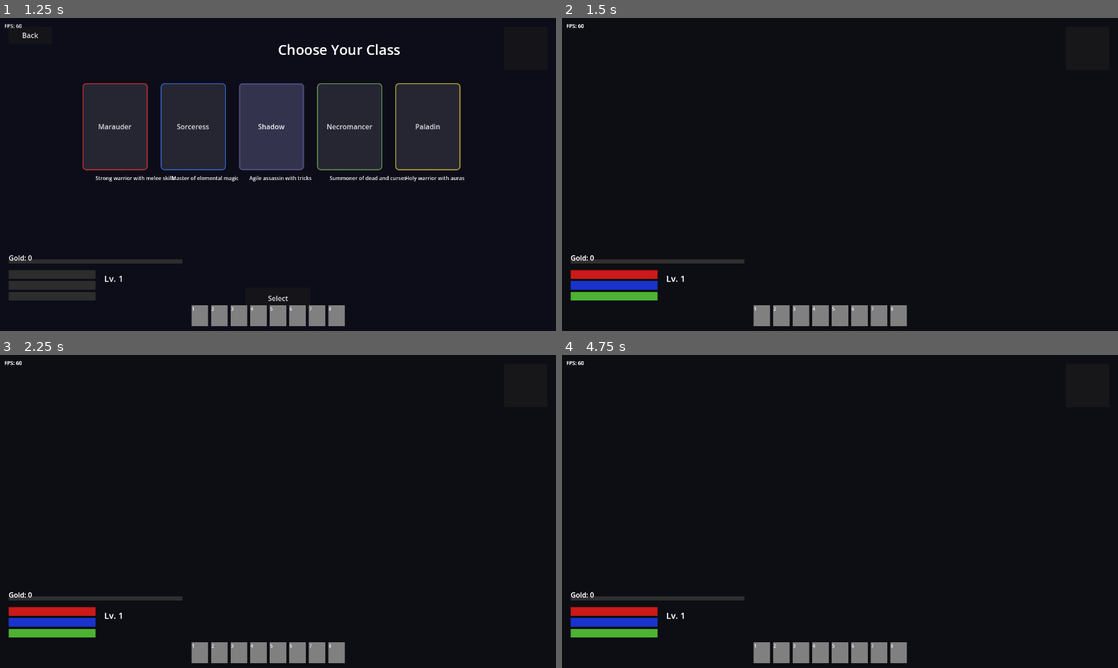
Above: before the commit, frames 1-4 (two rows, left to right).
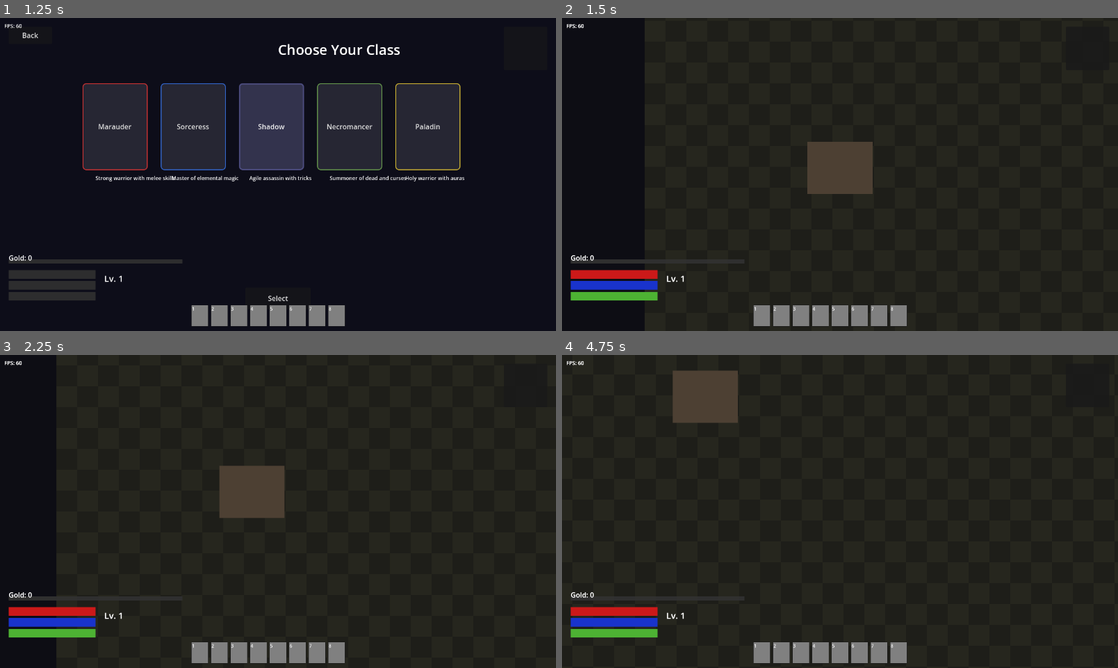
Above: after the commit, the same moments.

Repository: desdae/d2like-openhands
Game: Godot game, scene res://src/world/main_menu.tscn
The game is run twice, just before and just after one commit, with the same random seed, the same clock (stepped at 60 frames per second) and the same inputs.
Inputs (mouse positions are in pixels of both pictures, inside the frame that each line leads up to):
- Up to frame 1 (1.25 s): click "Start Game" at 0.5 s
- Up to frame 2 (1.5 s): click "Select" at 1.25 s
- Up to frame 3 (2.25 s): tap Enter at 2 s; move the mouse to (400, 495) at 2.02 s; hold D (move_right) from 2.03 s (still down); click (400, 495) at 2.1 s
- Up to frame 4 (4.75 s): move the mouse to (728, 527) at 2.77 s; release D (move_right) at 2.78 s; hold S (move_down) 2.78-3.53 s; click (728, 527) at 2.85 s; move the mouse to (895, 442) at 3.52 s; hold D (move_right) 3.53-4.28 s; click (895, 442) at 3.6 s; move the mouse to (812, 574) at 4.27 s; hold W (move_up) from 4.28 s (still down); click (812, 574) at 4.35 s

Frame 1 is identical in both runs. In frame 2, 39% of the frame differs, in the area x 14-100%, y 0-100%; in frame 3, 43%; in frame 4, 49%, in the area x 0-100%, y 0-100%.

Commit message:
Add ground, enemies, and combat
- Add ground tiles (checkerboard pattern with town center)
- Add enemy spawning (5 test enemies)
- Add attack functionality (left click)
- Add skill keys 1-8
- Add skill placeholder functions

Diff:
--- a/project.godot
+++ b/project.godot
@@ -103,6 +103,46 @@
 "events": [Object(InputEventKey,"resource_local_to_scene":false,"resource_name":"","device":-1,"window_id":0,"alt_pressed":false,"shift_pressed":false,"ctrl_pressed":false,"meta_pressed":false,"pressed":false,"keycode":0,"physical_keycode":76,"key_label":0,"unicode":108,"echo":false,"script":null)
 ]
 }
+skill_1={
+"deadzone": 0.5,
+"events": [Object(InputEventKey,"resource_local_to_scene":false,"resource_name":"","device":-1,"window_id":0,"alt_pressed":false,"shift_pressed":false,"ctrl_pressed":false,"meta_pressed":false,"pressed":false,"keycode":0,"physical_keycode":49,"key_label":0,"unicode":49,"echo":false,"script":null)
+]
+}
+skill_2={
+"deadzone": 0.5,
+"events": [Object(InputEventKey,"resource_local_to_scene":false,"resource_name":"","device":-1,"window_id":0,"alt_pressed":false,"shift_pressed":false,"ctrl_pressed":false,"meta_pressed":false,"pressed":false,"keycode":0,"physical_keycode":50,"key_label":0,"unicode":50,"echo":false,"script":null)
+]
+}
+skill_3={
+"deadzone": 0.5,
+"events": [Object(InputEventKey,"resource_local_to_scene":false,"resource_name":"","device":-1,"window_id":0,"alt_pressed":false,"shift_pressed":false,"ctrl_pressed":false,"meta_pressed":false,"pressed":false,"keycode":0,"physical_keycode":51,"key_label":0,"unicode":51,"echo":false,"script":null)
+]
+}
+skill_4={
+"deadzone": 0.5,
+"events": [Object(InputEventKey,"resource_local_to_scene":false,"resource_name":"","device":-1,"window_id":0,"alt_pressed":false,"shift_pressed":false,"ctrl_pressed":false,"meta_pressed":false,"pressed":false,"keycode":0,"physical_keycode":52,"key_label":0,"unicode":52,"echo":false,"script":null)
+]
+}
+skill_5={
+"deadzone": 0.5,
+"events": [Object(InputEventKey,"resource_local_to_scene":false,"resource_name":"","device":-1,"window_id":0,"alt_pressed":false,"shift_pressed":false,"ctrl_pressed":false,"meta_pressed":false,"pressed":false,"keycode":0,"physical_keycode":53,"key_label":0,"unicode":53,"echo":false,"script":null)
+]
+}
+skill_6={
+"deadzone": 0.5,
+"events": [Object(InputEventKey,"resource_local_to_scene":false,"resource_name":"","device":-1,"window_id":0,"alt_pressed":false,"shift_pressed":false,"ctrl_pressed":false,"meta_pressed":false,"pressed":false,"keycode":0,"physical_keycode":54,"key_label":0,"unicode":54,"echo":false,"script":null)
+]
+}
+skill_7={
+"deadzone": 0.5,
+"events": [Object(InputEventKey,"resource_local_to_scene":false,"resource_name":"","device":-1,"window_id":0,"alt_pressed":false,"shift_pressed":false,"ctrl_pressed":false,"meta_pressed":false,"pressed":false,"keycode":0,"physical_keycode":55,"key_label":0,"unicode":55,"echo":false,"script":null)
+]
+}
+skill_8={
+"deadzone": 0.5,
+"events": [Object(InputEventKey,"resource_local_to_scene":false,"resource_name":"","device":-1,"window_id":0,"alt_pressed":false,"shift_pressed":false,"ctrl_pressed":false,"meta_pressed":false,"pressed":false,"keycode":0,"physical_keycode":56,"key_label":0,"unicode":56,"echo":false,"script":null)
+]
+}
 
 [rendering]
 
--- a/src/world/game.gd
+++ b/src/world/game.gd
@@ -6,12 +6,26 @@
 @onready var player: CharacterBody2D
 @onready var camera: Camera2D
 @onready var world_tilemap: TileMapLayer
+@onready var enemies: Node2D
+@onready var ground: Node2D
 
 var input_enabled: bool = true
 var selected_class: int = 0
 
 func _ready() -> void:
     GameManager.set_game_state(GameManager.GameState.PLAYING)
+
+    # Create ground layer
+    ground = Node2D.new()
+    ground.name = "Ground"
+    add_child(ground)
+    _create_ground()
+
+    # Create enemies container
+    enemies = Node2D.new()
+    enemies.name = "Enemies"
+    add_child(enemies)
+    _spawn_enemies()
 
     # Initialize world
     WorldManager.generate_world(1)
@@ -26,6 +40,65 @@
 
     # Update UI
     UIManager.update_hud()
+
+func _create_ground() -> void:
+    # Create a simple floor pattern
+    for x in range(30):
+        for y in range(30):
+            var tile = ColorRect.new()
+            tile.position = Vector2(x * 32, y * 32)
+            tile.size = Vector2(32, 32)
+            # Checkerboard pattern
+            if (x + y) % 2 == 0:
+                tile.color = Color(0.15, 0.15, 0.12)
+            else:
+                tile.color = Color(0.12, 0.12, 0.1)
+            ground.add_child(tile)
+
+    # Add some decoration (town center)
+    var town_center = ColorRect.new()
+    town_center.position = Vector2(250, 250)
+    town_center.size = Vector2(100, 80)
+    town_center.color = Color(0.3, 0.25, 0.2)
+    ground.add_child(town_center)
+
+func _spawn_enemies() -> void:
+    # Spawn some test enemies
+    var enemy_positions = [
+        Vector2(400, 300),
+        Vector2(500, 200),
+        Vector2(350, 450),
+        Vector2(600, 400),
+        Vector2(200, 500),
+    ]
+
+    for pos in enemy_positions:
+        var enemy = _create_enemy(pos)
+        enemies.add_child(enemy)
+
+func _create_enemy(position: Vector2) -> Node2D:
+    var enemy = CharacterBody2D.new()
+    enemy.position = position
+    enemy.name = "Enemy"
+
+    # Sprite
+    var sprite = Sprite2D.new()
+    sprite.name = "Sprite"
+    sprite.modulate = Color(0.8, 0.2, 0.2)  # Red tint for enemies
+    enemy.add_child(sprite)
+
+    # Collision
+    var collision = CollisionShape2D.new()
+    collision.shape = CircleShape2D.new()
+    collision.shape.radius = 16
+    enemy.add_child(collision)
+
+    # Enemy stats
+    enemy.set_meta("hp", 50)
+    enemy.set_meta("max_hp", 50)
+    enemy.set_meta("damage", 5)
+
+    return enemy
 
 func _create_player_character(player_data) -> void:
     player = CharacterBody2D.new()
@@ -83,6 +156,42 @@
         # Update player entity in combat
         _update_player_entity()
 
+    # Handle primary action (attack)
+    if Input.is_action_just_pressed("primary_action"):
+        _perform_attack()
+
+    # Handle skill keys 1-8
+    for i in range(8):
+        if Input.is_action_just_pressed("skill_" + str(i + 1)):
+            _use_skill(i)
+
+func _perform_attack() -> void:
+    # Simple attack - damage nearby enemies
+    if not player:
+        return
+
+    var attack_range = 50.0
+    var attack_damage = 10
+
+    for enemy in enemies.get_children():
+        var dist = player.global_position.distance_to(enemy.global_position)
+        if dist < attack_range:
+            var hp = enemy.get_meta("hp", 50)
+            hp -= attack_damage
+            enemy.set_meta("hp", hp)
+
+            # Knockback
+            var knockback_dir = (enemy.global_position - player.global_position).normalized()
+            enemy.global_position += knockback_dir * 20
+
+            # Check if enemy died
+            if hp <= 0:
+                enemy.queue_free()
+
+func _use_skill(slot: int) -> void:
+    # Placeholder - skills would use the SkillDatabase
+    print("Skill slot ", slot, " pressed")
+
 func _to_isometric(direction: Vector2) -> Vector2:
     # Convert screen direction to isometric
     var iso = Vector2(
